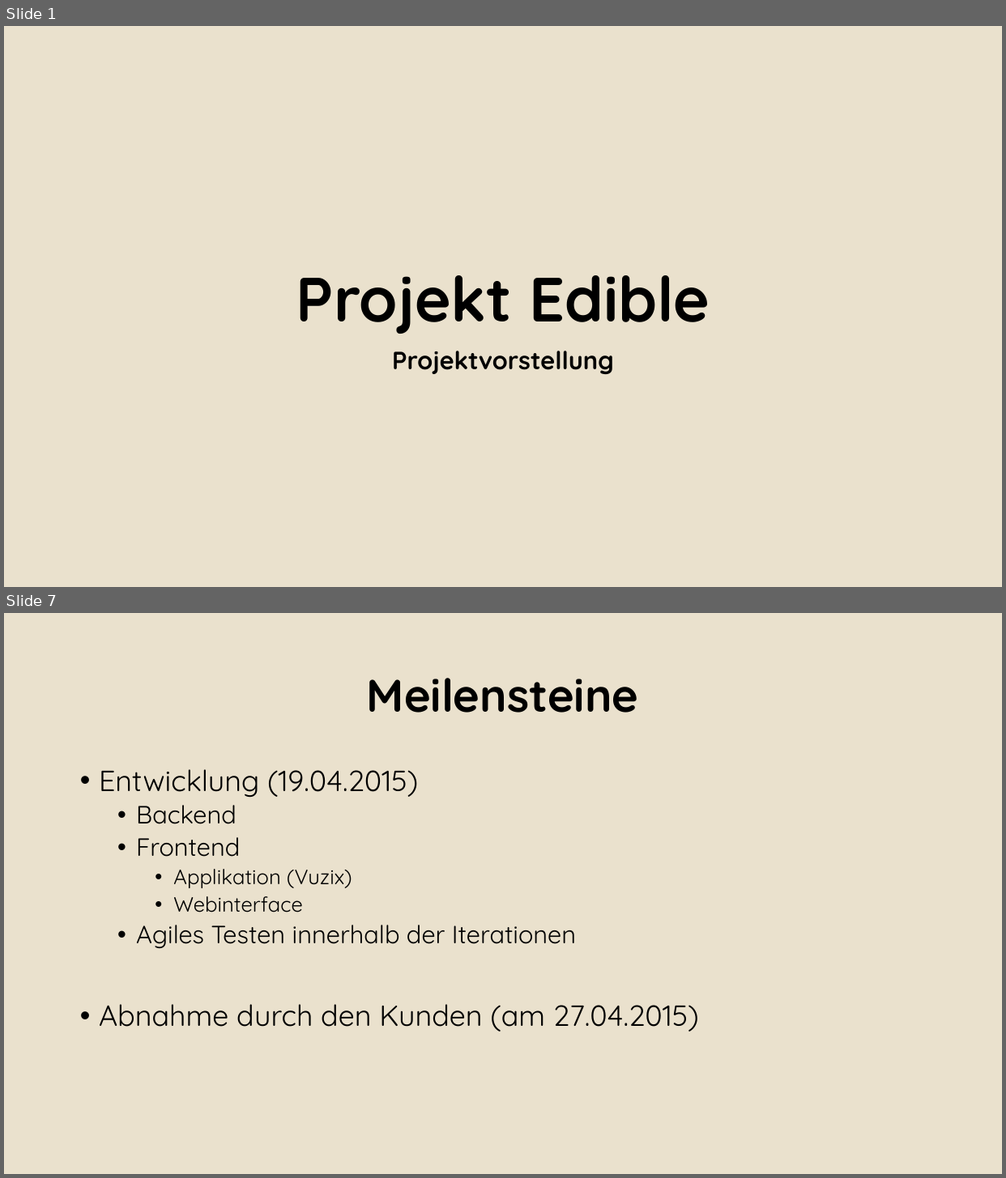
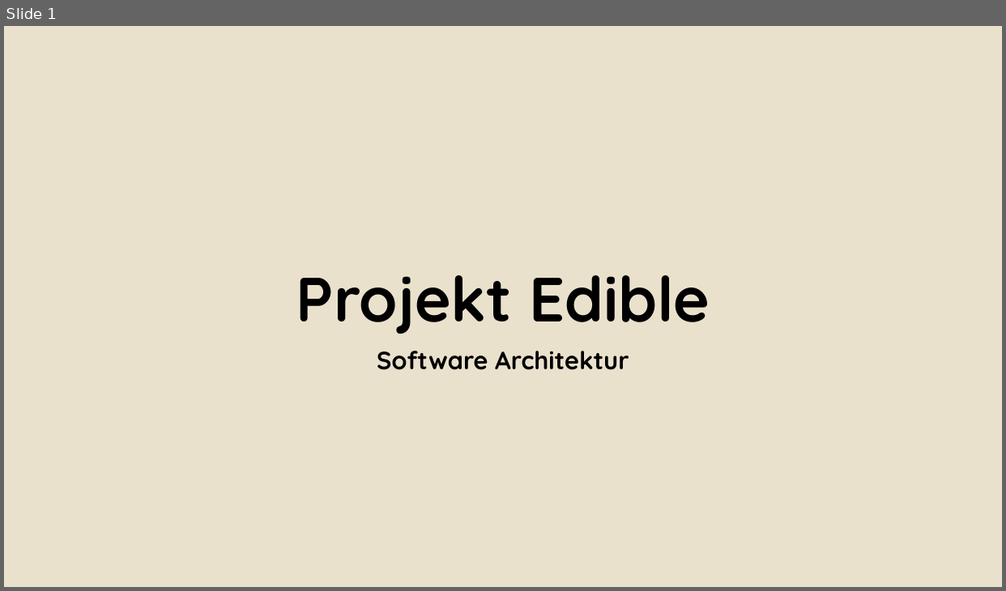
Before and after one commit to Alergeek/Dokumentation, a slide deck: Allergeeks/Corporate Design/Bsp Präsi.pptx. Shown one above the other, each under a label of ours: slides 1 and 7 before the commit, slide 1 after it; the slides between them are not shown. The pictures are 1006x1178 and 1006x591 pixels, drawn with LibreOffice and Linux fonts; fonts in the diff are those of the drawing; background and template pictures are left out. Boxes give left, top, right and bottom in pixels: in the first picture for what was removed or moved away, otherwise in the second. Text is boxed around its words. In the diff, an @@ line names an element or a change of style, - is before the commit and + after.

```diff
--- a/Allergeeks/Corporate Design/Bsp Präsi.pptx
+++ b/Allergeeks/Corporate Design/Bsp Präsi.pptx
@@ slide 7 removed at (4,613,1002,1174), background #EAE2CE @@
@@ title removed at (367,678,639,713) @@
-Meilensteine
@@ text removed at (99,769,699,1032) @@
-• Entwicklung (19.04.2015)
-  • Backend
-  • Frontend
-    • Applikation (Vuzix)
-    • Webinterface
-  • Agiles Testen innerhalb der Iterationen
-• Abnahme durch den Kunden (am 27.04.2015)
@@ slide 1 changed as well @@
@@ subtitle at (377,351,629,370): text changed @@
-Projektvorstellung
+Software Architektur
```
Also in this commit, not shown: 1 other slide changed, 10 slides added, 4 other slides removed, 10 other files.
